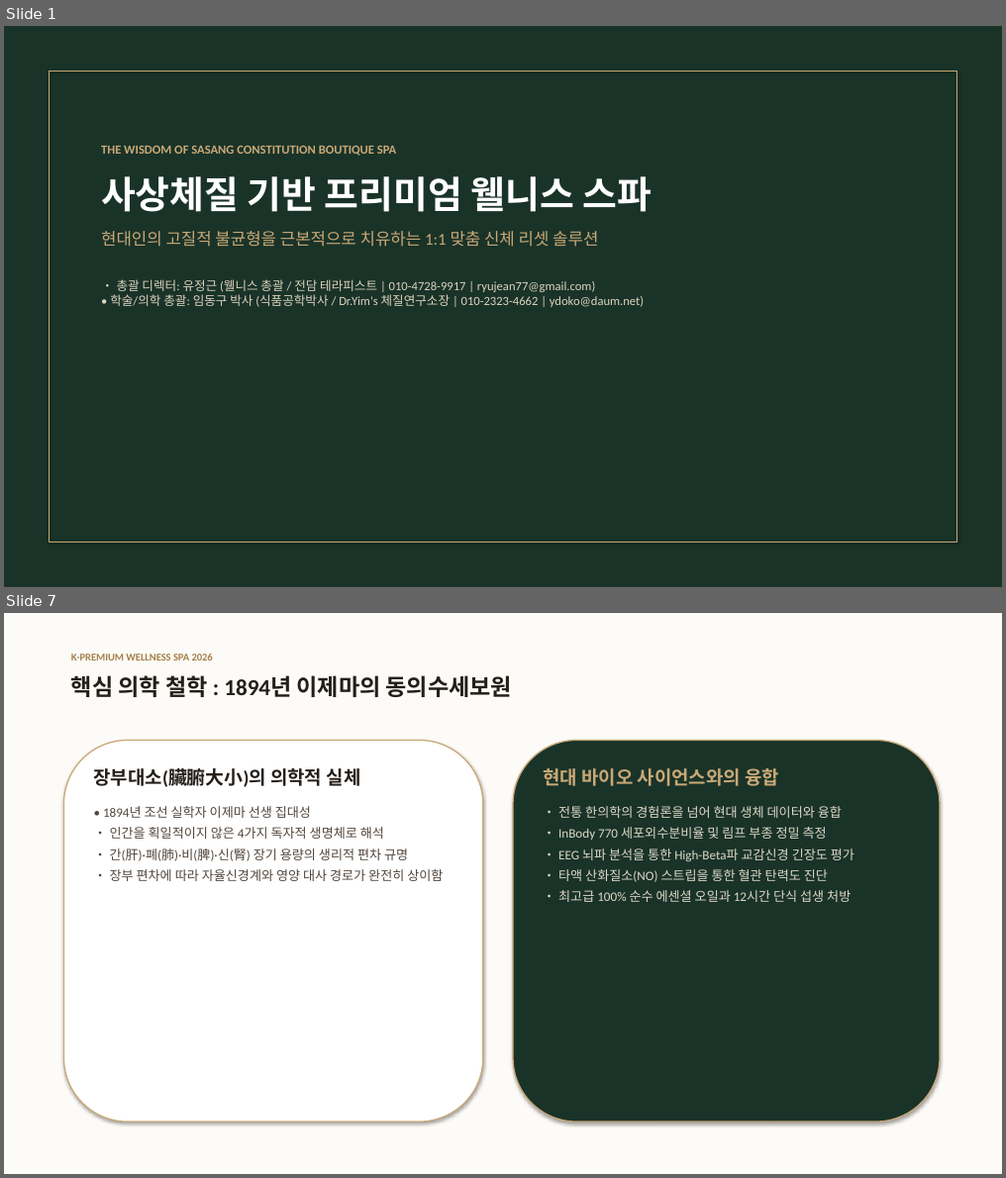
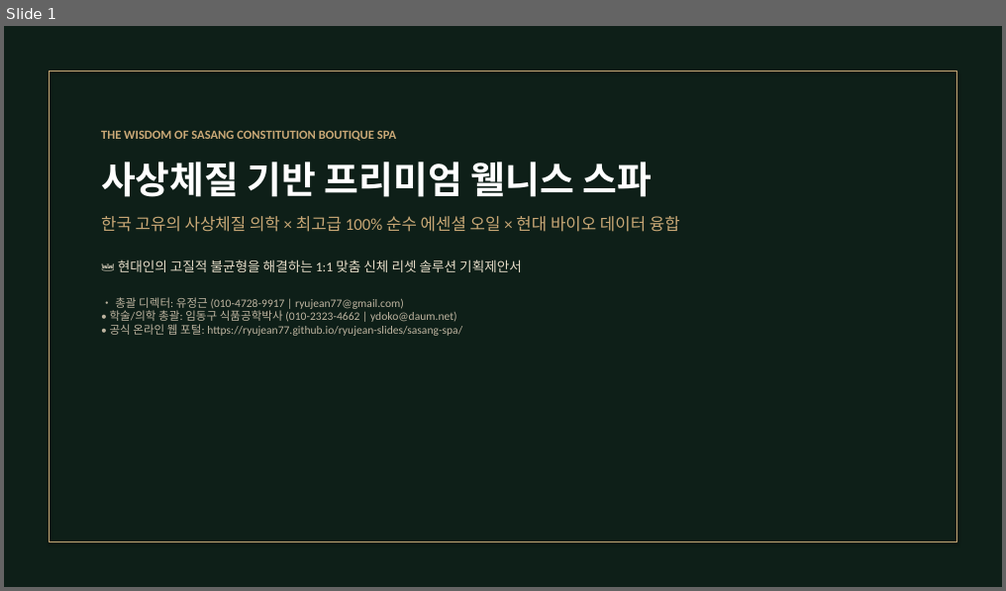
Before and after one commit to ryujean77/ryujean-slides, a slide deck: sasang-spa/사상체질_프리미엄_스파_프로젝트_제안서_발표자료.pptx. Shown one above the other, each under a label of ours: slides 1 and 7 before the commit, slide 1 after it; the slides between them are not shown. The pictures are 1006x1178 and 1006x591 pixels, drawn with LibreOffice and Linux fonts; fonts in the diff are those of the drawing. Boxes give left, top, right and bottom in pixels: in the first picture for what was removed or moved away, otherwise in the second. Text is boxed around its words. In the diff, an @@ line names an element or a change of style, - is before the commit and + after.

Commit message:
feat: 웹사이트 스타일 UI를 100% 이식한 최고급 럭셔리 PPTX 및 인터랙티브 웹 슬라이드 배포

```diff
--- a/sasang-spa/사상체질_프리미엄_스파_프로젝트_제안서_발표자료.pptx
+++ b/sasang-spa/사상체질_프리미엄_스파_프로젝트_제안서_발표자료.pptx
@@ slide 7 removed at [4,613,1002,1174], background #FFFFFF @@
@@ rectangle removed at [4,613,1002,1174] @@
@@ text removed at [71,654,213,661] @@
-K-PREMIUM WELLNESS SPA 2026
@@ text removed at [71,675,512,697] @@
-핵심 의학 철학 : 1894년 이제마의 동의수세보원
@@ rounded rectangle removed at [63,741,483,1122] @@
@@ rounded rectangle removed at [513,741,940,1122] @@
@@ text removed at [94,768,443,881] @@
-장부대소(臟腑大小)의 의학적 실체
-• 1894년 조선 실학자 이제마 선생 집대성
-• 인간을 획일적이지 않은 4가지 독자적 생명체로 해석
-• 간(肝)·폐(肺)·비(脾)·신(腎) 장기 용량의 생리적 편차 규명
-• 장부 편차에 따라 자율신경계와 영양 대사 경로가 완전히 상이함
@@ text removed at [543,768,854,902] @@
-현대 바이오 사이언스와의 융합
-• 전통 한의학의 경험론을 넘어 현대 생체 데이터와 융합
-• InBody 770 세포외수분비율 및 림프 부종 정밀 측정
-• EEG 뇌파 분석을 통한 High-Beta파 교감신경 긴장도 평가
-• 타액 산화질소(NO) 스트립을 통한 혈관 탄력도 진단
-• 최고급 100% 순수 에센셜 오일과 12시간 단식 섭생 처방
@@ slide 1 changed as well @@
@@ rectangle at [4,26,1002,587]: fill #1A3328 to #0E1F18 @@
@@ text "THE WISDOM OF SASANG CONSTITUTION ...": place and size @@
-text "THE WISDOM OF SASANG CONSTITUTION ..." at [101,145,652,307]
+text "THE WISDOM OF SASANG CONSTITUTION ..." at [101,130,680,336]
@@ text at [101,216,680,336]: text changed; size 12 to 11 pt; text colour #DCD2BE to #BEB4A0 @@
-현대인의 고질적 불균형을 근본적으로 치유하는 1:1 맞춤 신체 리셋 솔루션
-• 총괄 디렉터: 유정근 (웰니스 총괄 / 전담 테라피스트 | 010-4728-9917 | ryujean77@gmail.com)
-• 학술/의학 총괄: 임동구 박사 (식품공학박사 / Dr.Yim's 체질연구소장 | 010-2323-4662 | ydoko@daum.net)
+한국 고유의 사상체질 의학 × 최고급 100% 순수 에센셜 오일 × 현대 바이오 데이터 융합
+👑 현대인의 고질적 불균형을 해결하는 1:1 맞춤 신체 리셋 솔루션 기획제안서
+• 총괄 디렉터: 유정근 (010-4728-9917 | ryujean77@gmail.com)
+• 학술/의학 총괄: 임동구 식품공학박사 (010-2323-4662 | ydoko@daum.net)
+• 공식 온라인 웹 포털: https://ryujean77.github.io/ryujean-slides/sasang-spa/
```
Also in this commit, not shown: 8 other slides changed, 1 slide added, 6 other slides removed, 1 other file.
